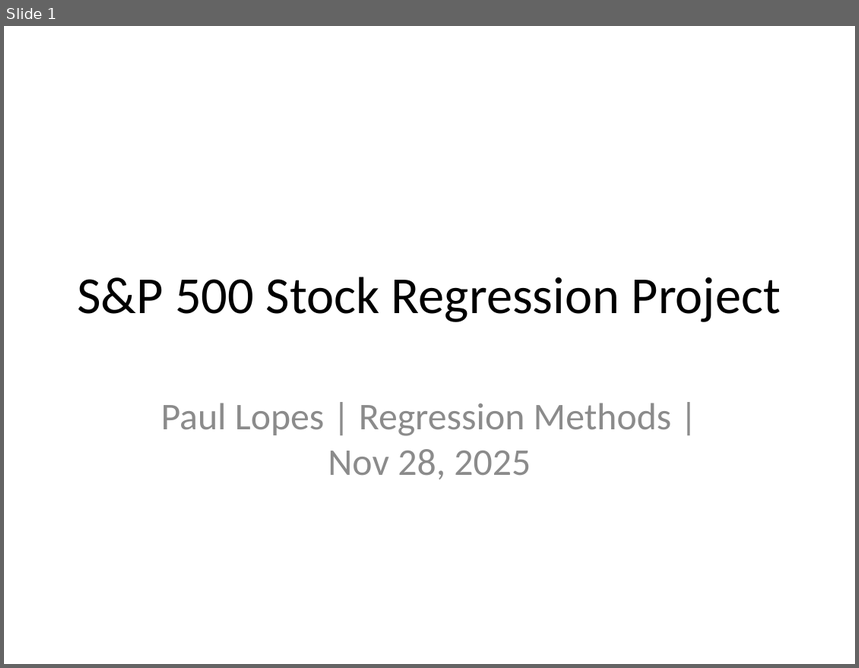
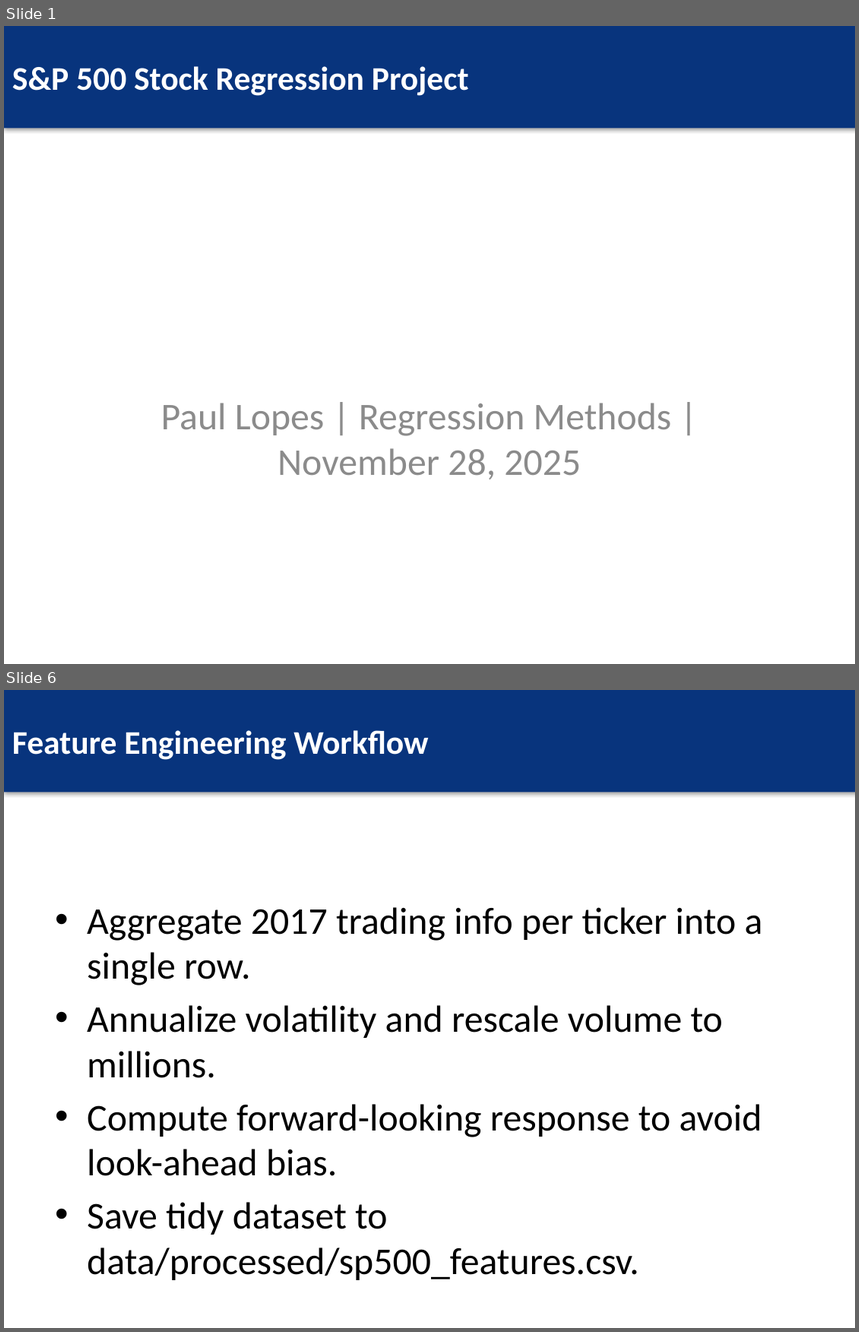
Before and after one commit to paullopes2004/RegressionCourseProject, a slide deck: reports/Regression_Project_Presentation.pptx. Shown one above the other, each under a label of ours: slide 1 before the commit, slides 1 and 6 after it; the slides between them are not shown. The pictures are 859x668 and 859x1332 pixels, drawn with LibreOffice and Linux fonts; fonts in the diff are those of the drawing. Boxes give left, top, right and bottom in pixels: in the first picture for what was removed or moved away, otherwise in the second. Text is boxed around its words. In the diff, an @@ line names an element or a change of style, - is before the commit and + after.

```diff
--- a/reports/Regression_Project_Presentation.pptx
+++ b/reports/Regression_Project_Presentation.pptx
@@ slide 6 added at (x1=4, y1=690, x2=855, y2=1328), background #FFFFFF @@
@@ rectangle added at (x1=4, y1=690, x2=855, y2=792), fill #08347D, 28 pt, text #FFFFFF, bold @@
+Feature Engineering Workflow
@@ text added at (x1=87, y1=907, x2=763, y2=1281), 32 pt, text #000000 @@
+• Aggregate 2017 trading info per ticker into a single row.
+• Annualize volatility and rescale volume to millions.
+• Compute forward-looking response to avoid look-ahead bias.
+• Save tidy dataset to data/processed/sp500_features.csv.
@@ slide 1 changed as well @@
@@ rectangle "S&P 500 Stock Regression Project" resized from (x1=77, y1=277, x2=781, y2=322) to (x1=4, y1=26, x2=855, y2=128) @@
@@ rectangle "S&P 500 Stock Regression Project" at (x1=4, y1=26, x2=855, y2=128): size 44 to 28 pt, text colour #000000 to #FFFFFF, bold on; alignment centre to left; fill none to #08347D; shadow on @@
@@ subtitle at (x1=161, y1=403, x2=672, y2=480): text changed @@
-Paul Lopes | Regression Methods | Nov 28, 2025
+Paul Lopes | Regression Methods | November 28, 2025
```
Also in this commit, not shown: 6 other slides changed, 10 other slides added, 8 slides removed.
